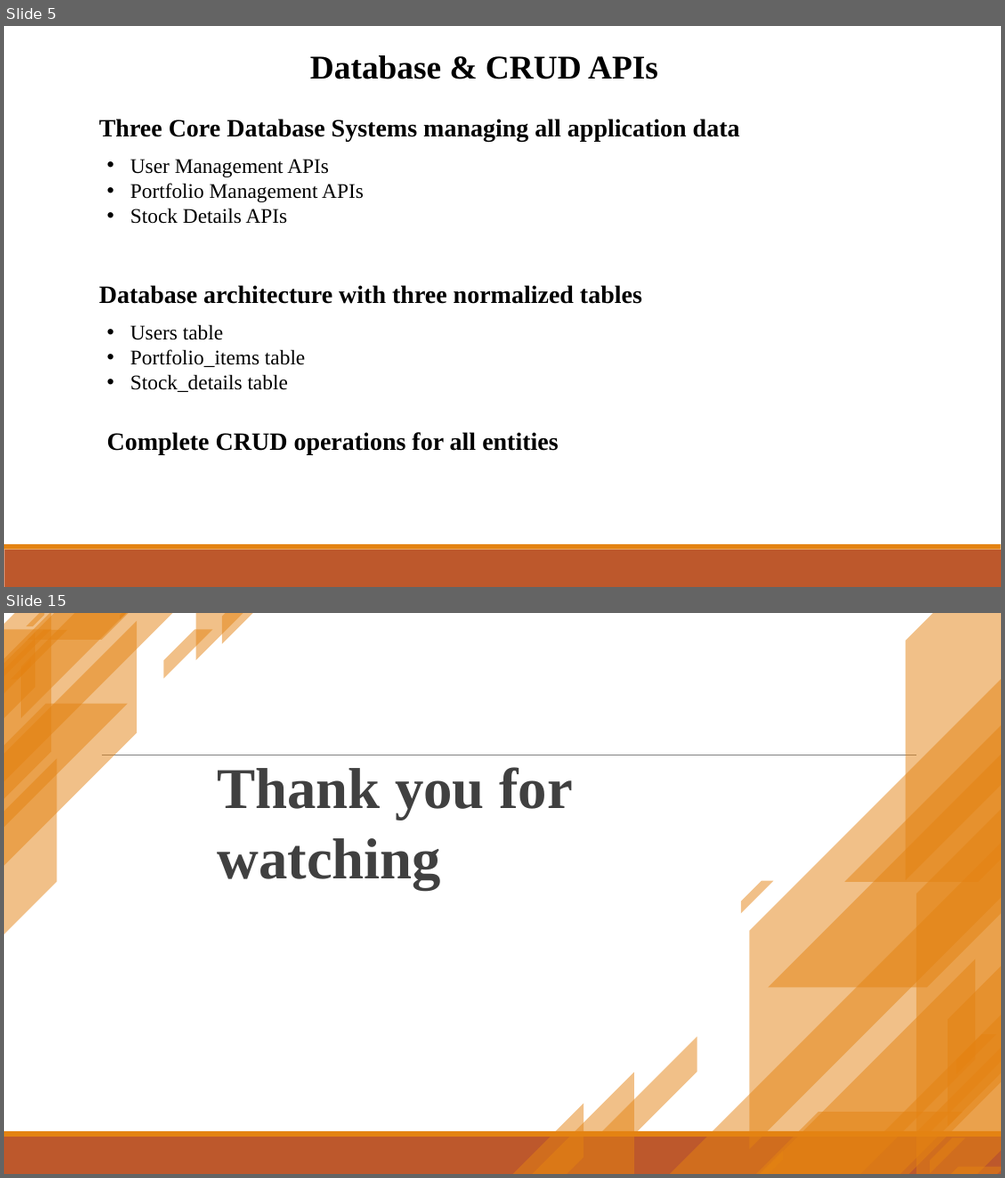
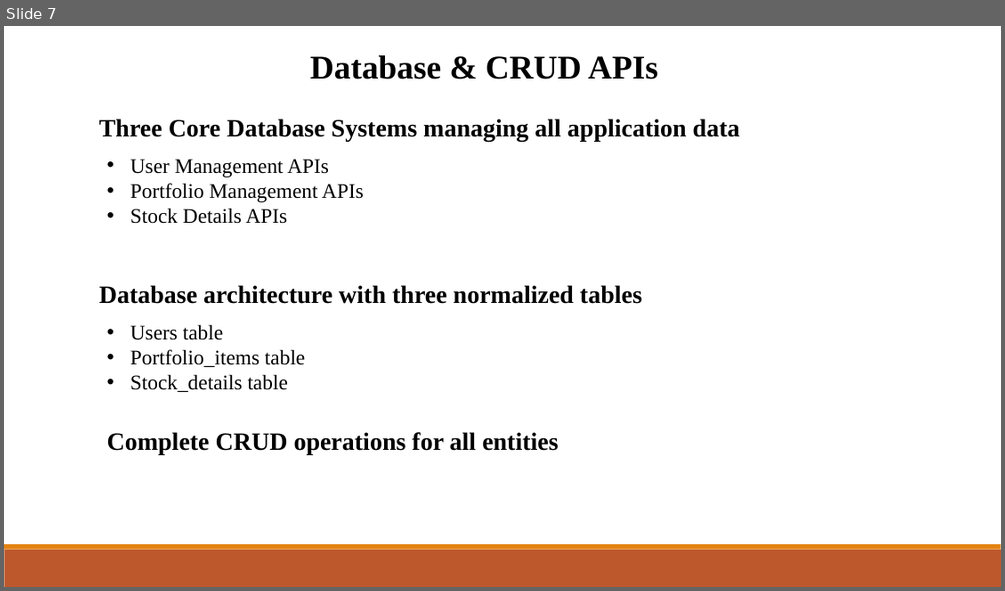
Before and after one commit to mimanchiou/seven, a slide deck: Final_ppt.pptx. Shown one above the other, each under a label of ours: slides 5 and 15 before the commit, slide 7 after it; the slides between them are not shown. The pictures are 1005x1178 and 1005x591 pixels, drawn with LibreOffice and Linux fonts; fonts in the diff are those of the drawing; background and template pictures are left out. Boxes give left, top, right and bottom in pixels: in the first picture for what was removed or moved away, otherwise in the second. Text is boxed around its words. In the diff, an @@ line names an element or a change of style, - is before the commit and + after.

```diff
--- a/Final_ppt.pptx
+++ b/Final_ppt.pptx
@@ slide 15 removed at bbox=[4, 613, 1001, 1174], background picture (left out); not listed: 2 template elements that a slide beside it also shows @@
@@ group removed at bbox=[4, 613, 268, 933]: 16 freeform shapes @@
@@ line removed from (102, 755) to (917, 755) @@
@@ text removed at bbox=[217, 767, 573, 890] @@
-Thank you for
-watching
@@ group removed at bbox=[493, 613, 1001, 1174]: 19 freeform shapes @@
@@ what was slide 5 is now slide 7 @@
```
Also in this commit, not shown: 4 slides changed, 12 slides added, 9 other slides removed.
